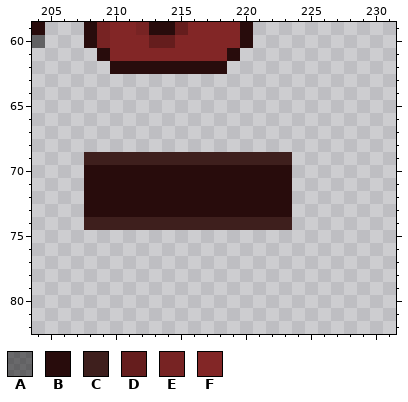
File history of a pixel-art file, assets/ui/ui_elements.ase. Above: the version before the commit.
256x256 pixels, 1 frame. Colours within 5 levels of each other are drawn and written as one. Shown: x 204..231, y 59..82.
Palette (. is transparent): A #0000007c  B #280c0c  C #3e1f1d  D #651d1d  E #772323  F #822626
Pixels before, first column x 204:
59 B...BEFFEBBDFFFFB...
60 A...BEFFFDDFFFFFB...
61 .....BFFFFFFFFFB....
62 ......BBBBBBBBB.....
63 ....................
64 ....................
65 ....................
66 ....................
67 ....................
68 ....................
69 ....CCCCCCCCCCCCCCCC
70 ....BBBBBBBBBBBBBBBB
71 ....BBBBBBBBBBBBBBBB
72 ....BBBBBBBBBBBBBBBB
73 ....BBBBBBBBBBBBBBBB
74 ....CCCCCCCCCCCCCCCC
The result:
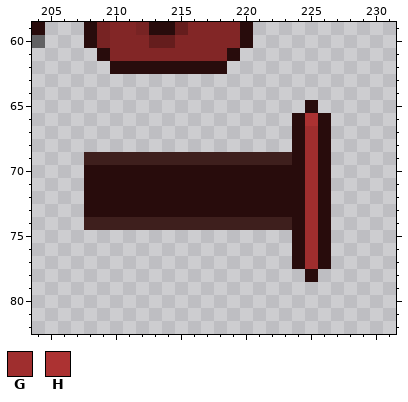
Colours new in this view: G #9f2e2e  H #ac3232
Difference:
y 65: x 225 . -> B
y 66: x 224..226 ... -> BHB
y 67..77: x 224..226 ... -> BGB
y 78: x 225 . -> B
Pixel boxes of the changes (left, top, right, bottom) in both pictures:
added: (292, 100, 331, 282)
